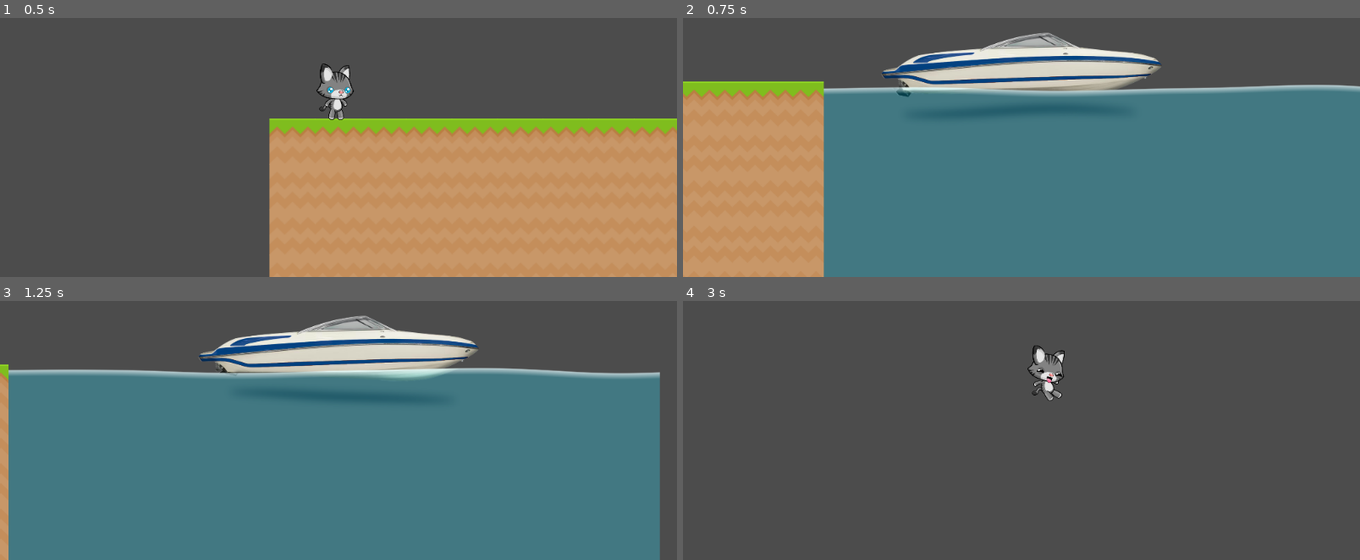
Above: before the commit, frames 1-4 (two rows, left to right).
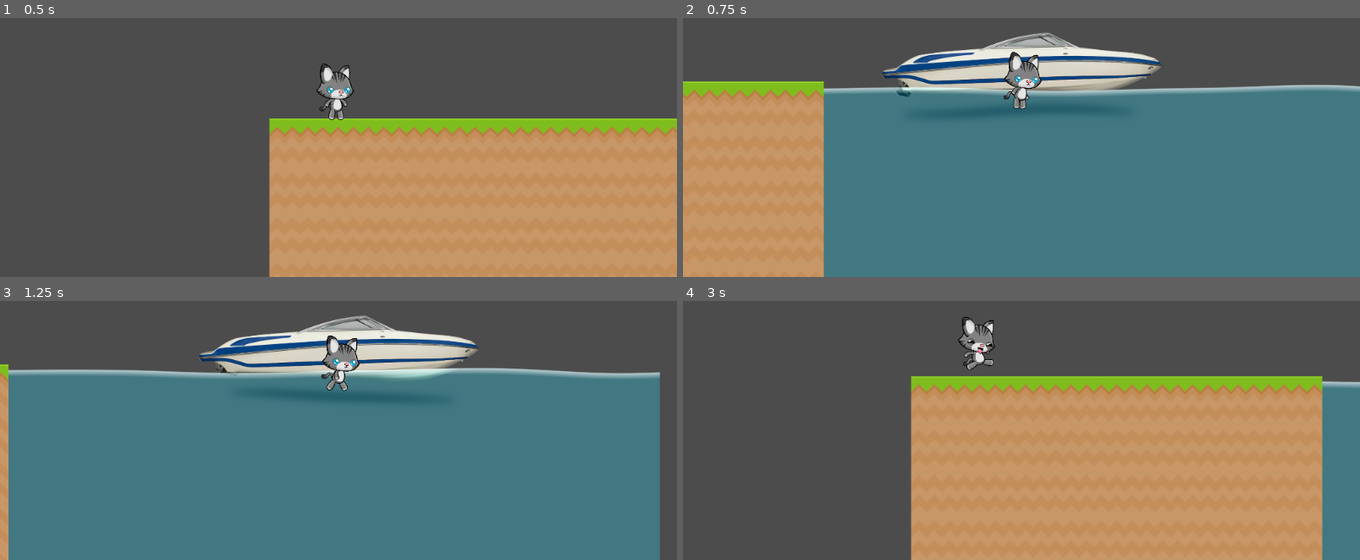
Above: after the commit, the same moments.

Repository: randerson218/Catastrophe
Game: Godot game, scene res://FirstLevel.tscn
The game is run twice, just before and just after one commit, with the same random seed, the same clock (stepped at 60 frames per second) and the same inputs. The engine's default icon, where the game draws it, is replaced by a stand-in: a white triangle on a blue panel in a dark square.
Inputs:
- Up to frame 1 (0.5 s): no input
- Up to frame 2 (0.75 s): hold D (move_right) from 0.53 s (still down); tap E (interact_key) at 0.6 s
- Up to frame 3 (1.25 s): keep holding D (move_right); tap W (jump) at 0.77 s
- Up to frame 4 (3 s): tap E (interact_key) at 1.35, 2.1, 2.85 s; tap W (jump) at 1.52 s; release D (move_right) at 2.03 s; hold A (move_left) 2.03-2.78 s; hold D (move_right) from 2.78 s (still down)

Frame 1 is identical in both runs. In frame 2, 0.7% of the frame differs, in the area x 47-53%, y 13-36%; in frame 3, 0.7%; in frame 4, 48%, in the area x 33-100%, y 6-100%.

Commit message:
Changed entering boat mechanic

Diff:
--- a/scripts/Boat.gd
+++ b/scripts/Boat.gd
@@ -2,10 +2,11 @@
 
 
 export var speed = 400 # How fast the player will move (pixels/sec).
+export var gravity := 2000
 
 var velocity := Vector2.ZERO
 var screen_size # Size of the game window.
-var in_boat = false
+onready var player = get_node("../Player")
 
 
 # Called when the node enters the scene tree for the first time.
@@ -13,11 +14,13 @@
 	screen_size = get_viewport_rect().size
 
 # Called every frame. 'delta' is the elapsed time since the previous frame.
+# warning-ignore:unused_argument
 func _process(delta):
 	change_animation()
-	change_camera()
+	toggle_in_boat()
 
 
+# warning-ignore:unused_argument
 func _physics_process(delta: float) -> void:
 
 	# reset horizontal velocity
@@ -32,6 +35,8 @@
 	# actually move the player
 	velocity = move_and_slide(velocity, Vector2.UP)
 
+
+
 func change_animation():
 	# face left or right
 	if velocity.x > 0:
@@ -42,13 +47,23 @@
 		$Sprite.flip_h = true
 		$CollisionPolygon2D.scale.x *= -1
 
-func change_camera():
-	if Input.is_action_just_pressed("interact_key") and in_boat == false:
+func toggle_in_boat():
+	if Input.is_action_just_pressed("interact_key") and player.in_boat == false:
+		player.in_boat = true
 		$BoatCamera.make_current()
-		in_boat = true
-	elif Input.is_action_just_pressed("interact_key") and in_boat == true:
+		player.position = position
+		#disable player collision while in boat and enable boat collision
+		get_node("../Player/CollisionShape2D").disabled = true
+		$CollisionPolygon2D.disabled = false
+
+	elif Input.is_action_just_pressed("interact_key") and player.in_boat == true:
+		#change player to being in boat and make boat camera active
+		player.in_boat = false
 		get_node("../Player/AnimatedSprite/PlayerCamera").make_current()
-		in_boat = false
+		#move player out of boat with collision disabled and renable player collision
+		get_node("../Player/CollisionShape2D").disabled = false
+		player.position = Vector2(0,0)
+		$CollisionPolygon2D.disabled = true
 
 func start(pos):
 	position = pos
--- a/scripts/Player.gd
+++ b/scripts/Player.gd
@@ -5,6 +5,7 @@
 export var gravity := 2000
 export var jump_speed := 550
 
+var in_boat = false
 var velocity := Vector2.ZERO
 var screen_size # Size of the game window.
 
@@ -31,7 +32,8 @@
 
 	# apply gravity
 	# player always has downward velocity
-	velocity.y += gravity * delta
+	if not in_boat:
+		velocity.y += gravity * delta
 
 	# jump will happen on the next frame
 	if Input.is_action_just_pressed("jump"):
